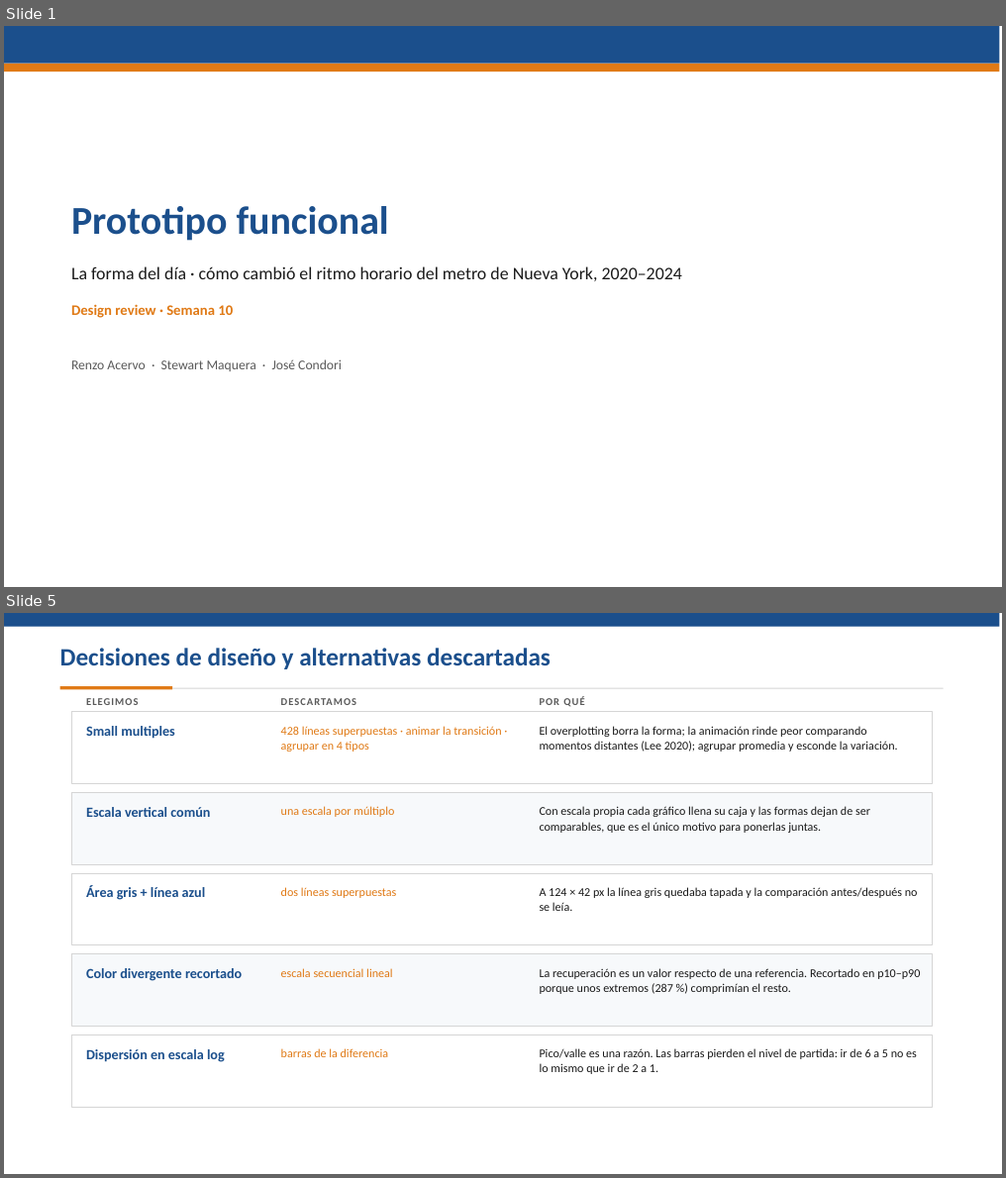
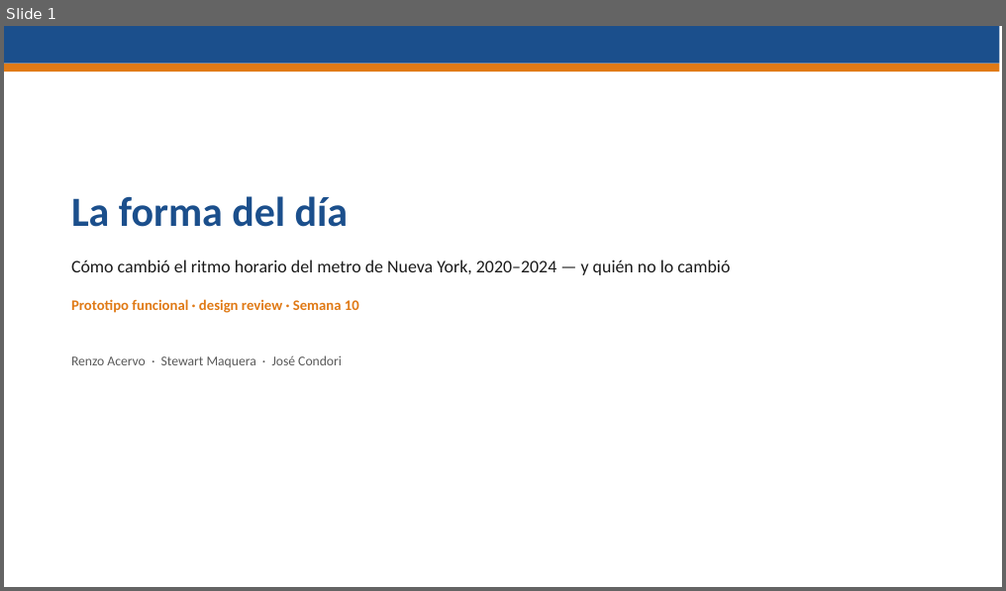
Before and after one commit to stewartmb/data-visualization-2026-2, a slide deck: deliveries/week10/PresentationWeek10.pptx. Shown one above the other, each under a label of ours: slides 1 and 5 before the commit, slide 1 after it; the slides between them are not shown. The pictures are 1006x1178 and 1006x591 pixels, drawn with LibreOffice and Linux fonts; fonts in the diff are those of the drawing. Boxes give left, top, right and bottom in pixels: in the first picture for what was removed or moved away, otherwise in the second. Text is boxed around its words. In the diff, an @@ line names an element or a change of style, - is before the commit and + after.

Commit message:
Rebuild the week 10 delivery on the narrative application
El prototipo pasa de cuatro paneles a siete capitulos guiados mas un
explorador enlazado, con tipologia de estaciones, capa de confiabilidad,
hallazgos generados desde el modelo y geografia real. Reporte, README,
presentacion, guion y capturas rehechos; preguntas de feedback nuevas.

```diff
--- a/deliveries/week10/PresentationWeek10.pptx
+++ b/deliveries/week10/PresentationWeek10.pptx
@@ slide 5 removed at (4,613,1002,1174), background #FFFFFF @@
@@ rectangle removed at (4,613,1000,627) @@
@@ text removed at (60,648,550,669) @@
-Decisiones de diseño y alternativas descartadas
@@ rectangle removed at (60,686,172,689) @@
@@ text removed at (86,698,138,705) @@
-ELEGIMOS
@@ rectangle removed at (172,688,944,688) @@
@@ text removed at (281,698,356,705) @@
-DESCARTAMOS
@@ text removed at (540,696,584,707) @@
-POR QUÉ
@@ rectangle removed at (71,712,933,783) @@
@@ text removed at (86,726,175,739) @@
-Small multiples
@@ text removed at (281,726,501,752) @@
-428 líneas superpuestas · animar la transición · agrupar en 4 tipos
@@ text removed at (540,726,898,752) @@
-El overplotting borra la forma; la animación rinde peor comparando momentos distantes (Lee 2020); agrupar promedia y esconde la variación.
@@ rectangle removed at (71,792,933,864) @@
@@ text removed at (86,807,210,817) @@
-Escala vertical común
@@ text removed at (281,806,394,817) @@
-una escala por múltiplo
@@ text removed at (540,806,870,833) @@
-Con escala propia cada gráfico llena su caja y las formas dejan de ser comparables, que es el único motivo para ponerlas juntas.
@@ rectangle removed at (71,873,933,946) @@
@@ text removed at (86,885,206,900) @@
-Área gris + línea azul
@@ text removed at (281,887,396,898) @@
-dos líneas superpuestas
@@ text removed at (540,887,918,911) @@
-A 124 × 42 px la línea gris quedaba tapada y la comparación antes/después no se leía.
@@ rectangle removed at (71,955,933,1026) @@
@@ text removed at (86,968,242,981) @@
-Color divergente recortado
@@ text removed at (281,968,392,977) @@
-escala secuencial lineal
@@ text removed at (540,968,920,994) @@
-La recuperación es un valor respecto de una referencia. Recortado en p10–p90 porque unos extremos (287 %) comprimían el resto.
@@ rectangle removed at (71,1035,933,1107) @@
@@ text removed at (86,1050,225,1062) @@
-Dispersión en escala log
@@ text removed at (281,1049,389,1058) @@
-barras de la diferencia
@@ text removed at (540,1049,917,1074) @@
-Pico/valle es una razón. Las barras pierden el nivel de partida: ir de 6 a 5 no es lo mismo que ir de 2 a 1.
@@ slide 1 changed as well @@
@@ text at (71,196,349,227): text changed; size 38 to 40 pt @@
-Prototipo funcional
+La forma del día
@@ text at (71,260,730,275): text changed @@
-La forma del día · cómo cambió el ritmo horario del metro de Nueva York, 2020–2024
+Cómo cambió el ritmo horario del metro de Nueva York, 2020–2024 — y quién no lo cambió
@@ text at (71,299,359,313): text changed @@
-Design review · Semana 10
+Prototipo funcional · design review · Semana 10
@@ text "Renzo Acervo · Stewart Maquera ...": place and size @@
-text "Renzo Acervo · Stewart Maquera ..." at (71,360,342,372)
+text "Renzo Acervo · Stewart Maquera ..." at (71,356,342,368)
```
Also in this commit, not shown: 1 other slide changed, 6 slides added, 5 other slides removed, 42 other files.
